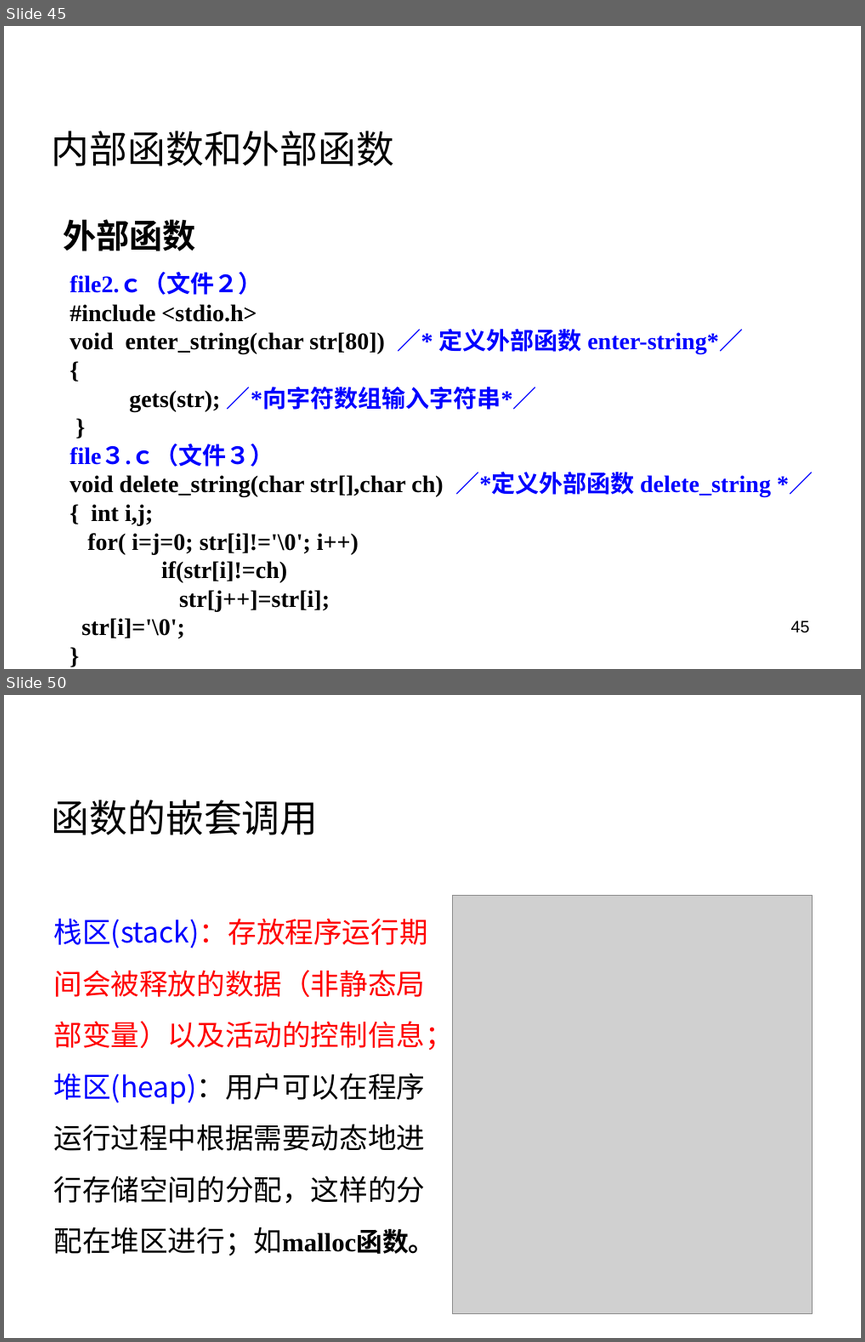
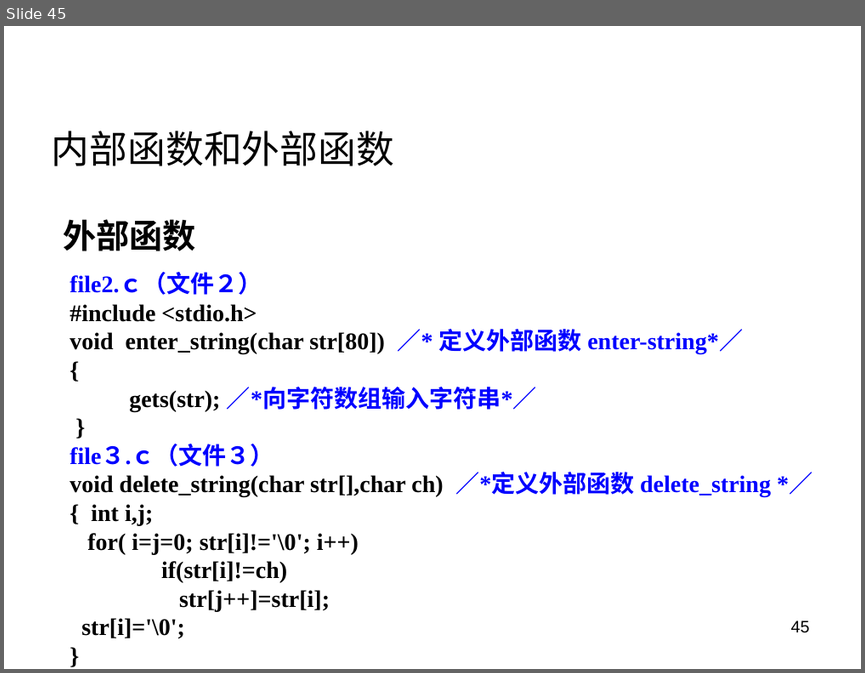
Before and after one commit to rshouc/Advanced-Programming-2018-Autumn, a slide deck: Slides/10 函数（2）.pptx. Shown one above the other, each under a label of ours: slides 45 and 50 before the commit, slide 45 after it; the slides between them are not shown. The pictures are 865x1342 and 865x673 pixels, drawn with LibreOffice and Linux fonts; fonts in the diff are those of the drawing; grey boxes stand for pictures; background and template pictures are left out. Boxes give left, top, right and bottom in pixels: in the first picture for what was removed or moved away, otherwise in the second. Text is boxed around its words. In the diff, an @@ line names an element or a change of style, - is before the commit and + after.

```diff
--- a/Slides/10 函数（2）.pptx
+++ b/Slides/10 函数（2）.pptx
@@ slide 50 removed at [4, 695, 861, 1338], background picture (left out) @@
@@ text removed at [324, 705, 712, 755] @@
-高级语言程序设计—函数
@@ text removed at [52, 800, 318, 835] @@
-函数的嵌套调用
@@ picture removed at [453, 895, 812, 1313] @@
@@ text removed at [53, 918, 453, 1255] @@
-栈区(stack)：存放程序运行期间会被释放的数据（非静态局部变量）以及活动的控制信息；
-堆区(heap)：用户可以在程序运行过程中根据需要动态地进行存储空间的分配，这样的分配在堆区进行；如malloc函数。
@@ page number removed at [619, 1280, 818, 1325] @@
-50
```
Also in this commit, not shown: 21 other slides removed, 2 other files.
